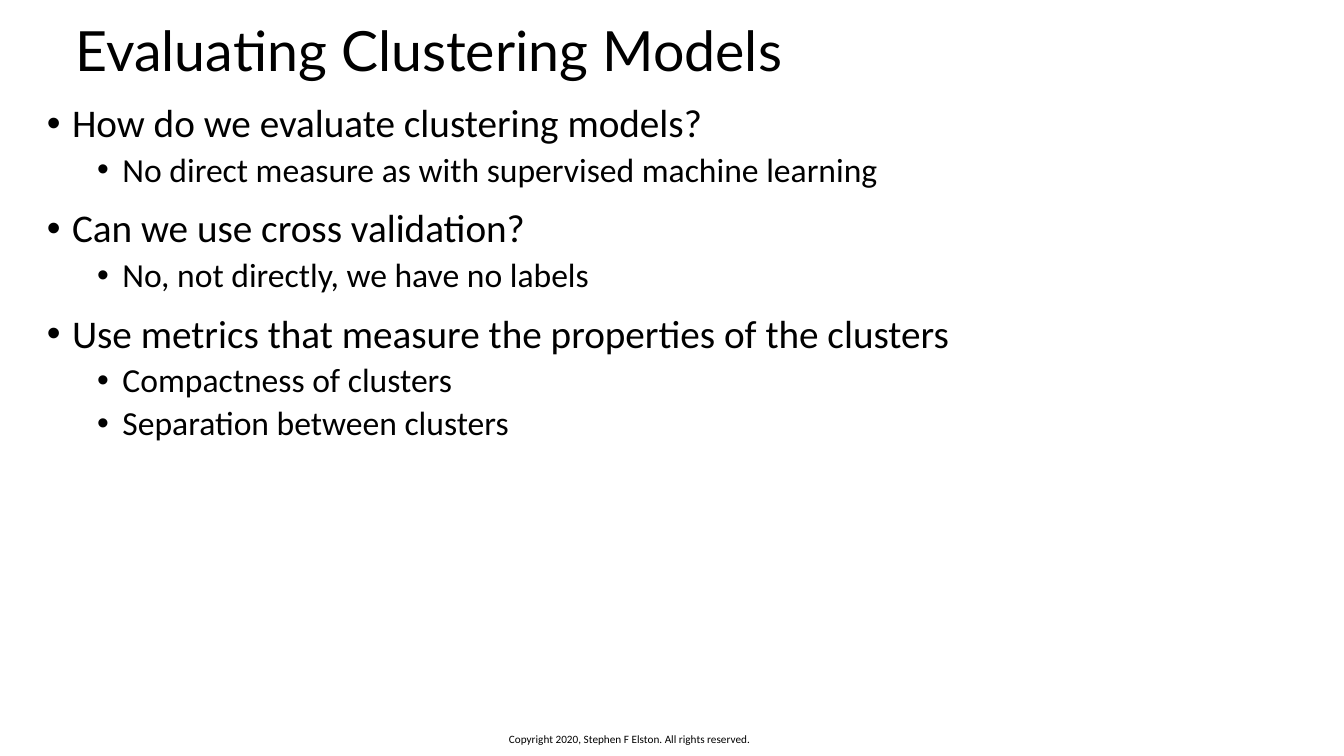
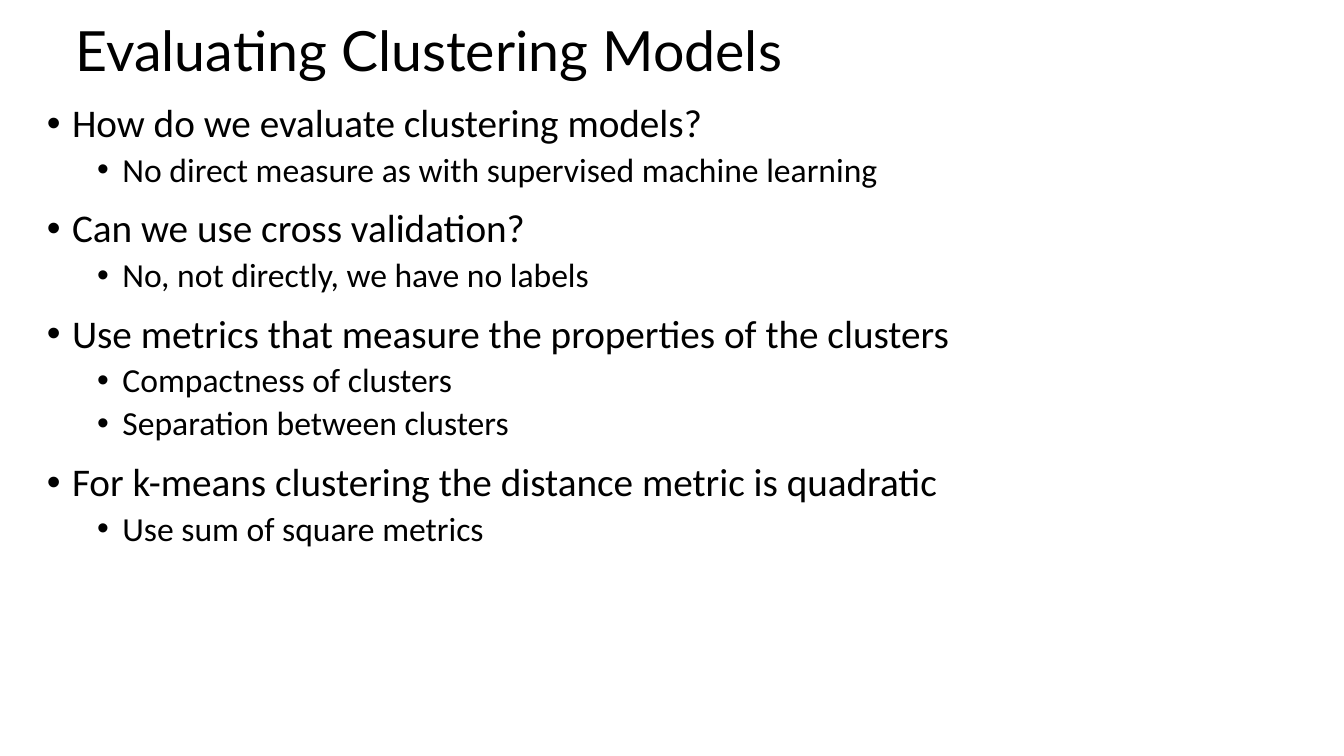
Before and after one commit to StephenElston/CSCI-E-83, a slide deck: slide 38 of Lesson12/IntroductionToClustering.pptx (slide 35 before the commit). Drawn at 1344x756 pixels with LibreOffice and Linux fonts; fonts in the diff are those of the drawing. Boxes give left, top, right and bottom in pixels: in the first picture for what was removed or moved away, otherwise in the second. Text is boxed around its words. In the diff, an @@ line names an element or a change of style, - is before the commit and + after.

```diff
--- a/Lesson12/IntroductionToClustering.pptx
+++ b/Lesson12/IntroductionToClustering.pptx
@@ text at (72,468,937,547): paragraphs added @@
+• For k-means clustering the distance metric is quadratic
+  • Use sum of square metrics
@@ text removed at (509,735,750,745) @@
-Copyright 2020, Stephen F Elston. All rights reserved.
```
Also in this commit, not shown: 67 other slides changed, 6 slides added.
